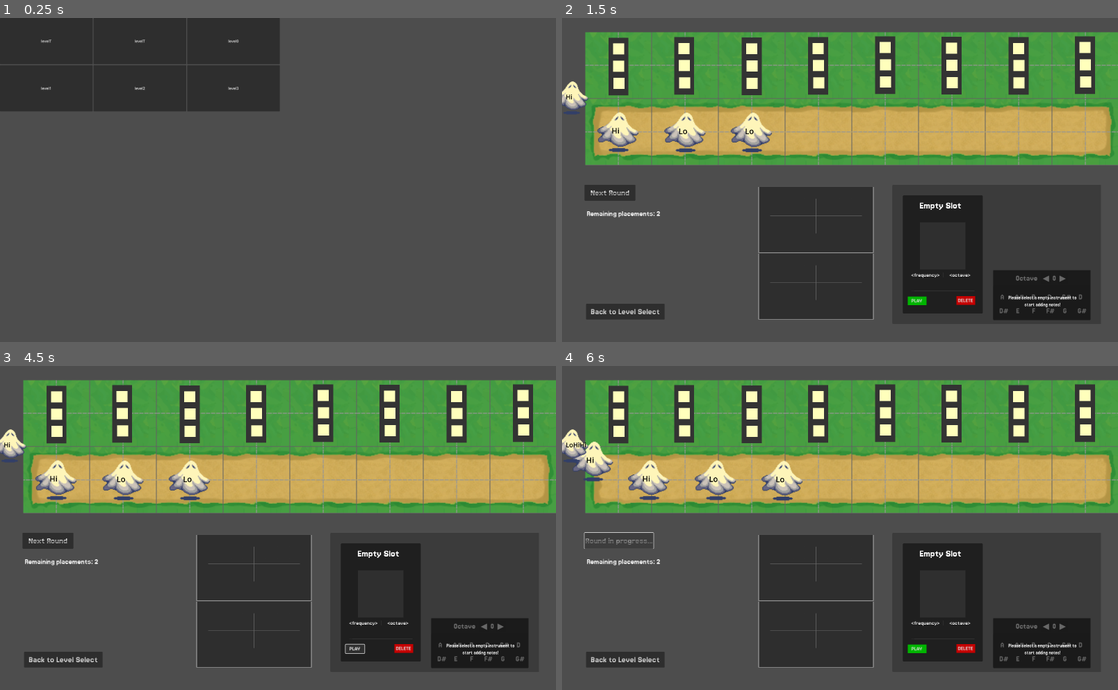
Above: before the commit, frames 1-4 (two rows, left to right).
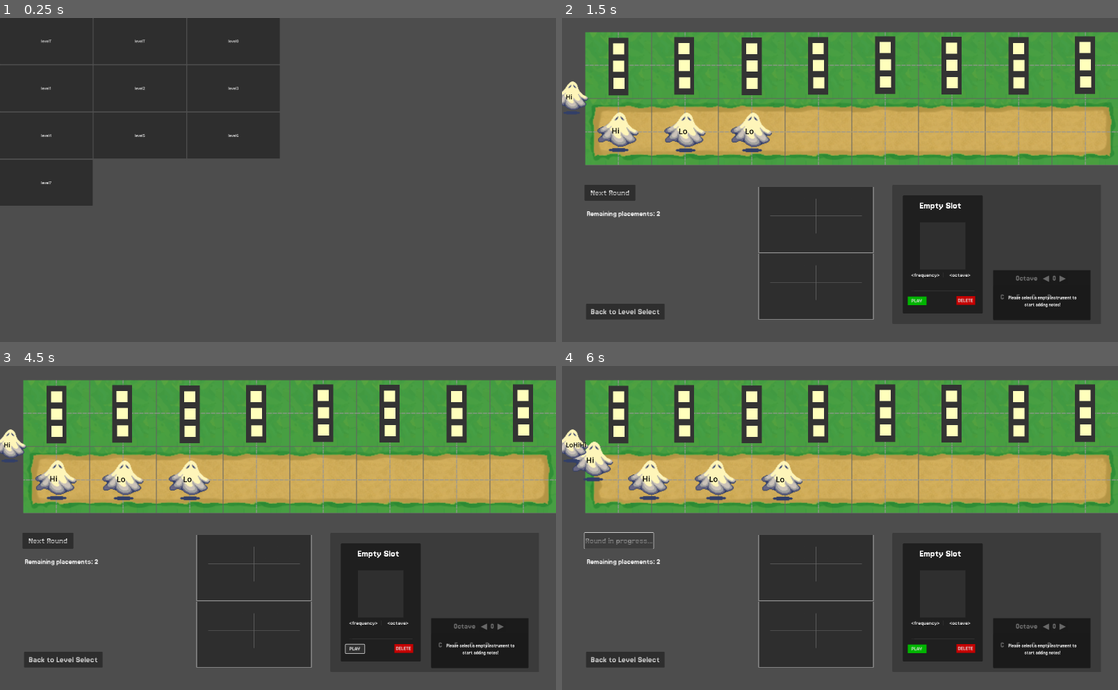
Above: after the commit, the same moments.

Repository: levyy7/Phantom-Frequencies
Game: Godot game, scene res://main_scene.tscn
The game is run twice, just before and just after one commit, with the same random seed, the same clock (stepped at 60 frames per second) and the same inputs.
Inputs:
- Up to frame 1 (0.25 s): no input
- Up to frame 2 (1.5 s): click "level3" at 0.5 s; click "C" at 1.25 s
- Up to frame 3 (4.5 s): click "F" at 2 s; click "B" at 2.75 s; click "G" at 3.5 s; click "PLAY" at 4.25 s
- Up to frame 4 (6 s): click "PLAY" at 5 s; click "Next Round" at 5.75 s

The runs differ from the first frame. In frame 1, 9.4% of the frame differs, in the area x 0-51%, y 29-58%; in frame 2, 0.1%; in frame 3, 0.1%; in frame 4, 0.1%.

Commit message:
level 4567

Diff:
--- a/global.gd
+++ b/global.gd
@@ -5,12 +5,18 @@
 var level0 = Level.create_level("level0", "introduces pitches", ["A", "C", "E", "G", "B"], ["Hi", "Lo", "Lo"], ["Hi", "Lo->Hi->Hi", "Lo->Lo->Hi", "Lo->Hi->Hi", "Lo->Lo->Hi"])
 var level1 = Level.create_level("level1", "octaves are 2^n times frequency", ["A", "G"], ["Oc", "Oc", "2Oc"], ["Oc", "Oc", "2Oc", "Oc", "Oc", "2Oc"])
 var level2 = Level.create_level("level2", "notes are roughly 440*2^(k/12)", note_names, ["A*2^(0/12)", "A*2^(4/12)", "A*2^(7/12)"], ["A*2^(0/12)", "A*2^(2/12)", "A*2^(4/12)", "A*2^(5/12)", "A*2^(7/12)"])
-var level3 = Level.create_advanced_level("level3", "consonance, dissonance", note_names, ["Hi", "Lo", "Lo"], ["Hi", "Lo->Hi->Hi", "Lo->Lo->Hi", "Lo->Hi->Hi", "Lo->Lo->Hi"], ["Con", "Con", "Dis", "Con"])
+
+var level3 = Level.create_advanced_level("level3", "consonance, dissonance", ["C", "F", "G", "B"], ["Hi", "Lo", "Lo"], ["Hi", "Lo->Hi->Hi", "Lo->Lo->Hi", "Lo->Hi->Hi", "Lo->Lo->Hi"], ["Con", "Con", "Dis", "Con"])
+var level4 = Level.create_level("level4", "(X, X+k) is X and the note k semitones above it, eg 07 can be CG", note_names, ["I12", "I7", "I12"], ["I5", "I3->I8", "I9", "I11->I6", "I7", "I12"])
+
+var level5 = Level.create_advanced_level("level5", "chords: 3 notes at a time", note_names, ["C", "C", "C", "C"], ["C", "C", "C", "C"], ["C,E,G,3", "F,A,C,3", "D,B,G,3", "C,E,G,3"])
+var level6 = Level.create_advanced_level("level6", "major vs minor chords", note_names, ["C", "C", "C", "C"], ["C", "C", "C", "C"], ["maj", "maj", "min", "maj"])
+var level7 = Level.create_advanced_level("level7", "a sad song", note_names, ["C", "C", "C", "C"], ["C", "C", "C", "C"], ["min", "min", "maj", "min"])
 
 var levelTest = Level.create_level("levelT", "", note_names, ["A", "A#", "E"], ["Hi", "Oc->Hi->Hi", "Lo->Lo->Hi", "Lo->Hi->Hi", "Lo->Lo->Hi"])
 var levelTest2 = Level.create_level("levelT", "", note_names, ["Lo"], ["Hi", "Lo->Hi", "Hi->Lo->Lo", "A", "A->E", "A->C", "A->C->E", "I3", "I7", "I3->C->Hi"])
 
-var levels = [levelTest, levelTest2, level0, level1, level2, level3]
+var levels = [levelTest, levelTest2, level0, level1, level2, level3, level4, level5, level6, level7]
 
 var currentLevel = null
 var lives = 3
--- a/level/level.gd
+++ b/level/level.gd
@@ -44,7 +44,9 @@
 	elif text == "min":
 		return null
 	elif text.contains(","): # this is a list of note names
-		return ChordPreference.new(text.split(","))
+		var temp = text.split(",")
+		var N = len(temp) - 1
+		return ChordPreference.new(temp.slice(0, N), int(temp[N]))
 	else:
 		return null
 
--- a/map/pathwayPreferences/chord_pref.gd
+++ b/map/pathwayPreferences/chord_pref.gd
@@ -2,12 +2,18 @@
 
 var color = Color.GREEN_YELLOW
 var chord: Array[String]
+var minSize = 0
 func fulfilled(note_names) -> bool:
+	if len(note_names) < minSize:
+		return false
 	for name in note_names:
 		if !chord.has(name):
 			return false
 	return true
 
 
-func _init(chord_notes: Array[String]) -> void:
+func _init(chord_notes: Array[String], size: int) -> void:
 	chord = chord_notes
+	minSize = size
+	text = "Chord"
+	description = "At least " + str(size) + " notes of this chord"
